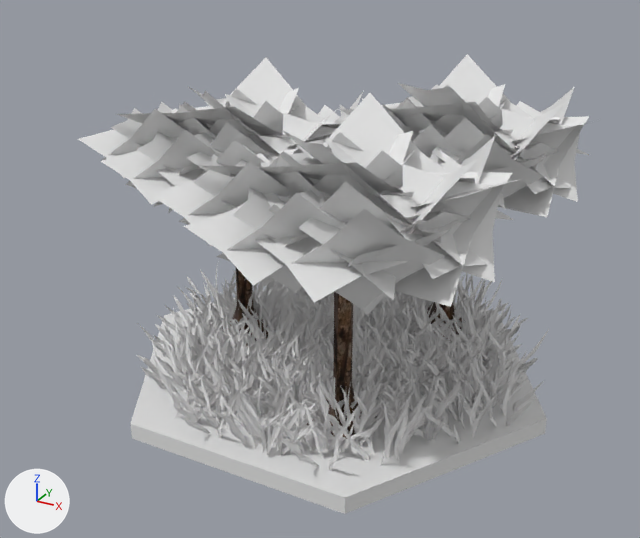
Renders of the FBX model Assets/Resources/Props/Terrains/jungle.fbx from each side of a commit.
Rendered twice from a 50 mm lens placed at (36.9, -70.4, 45.9), pointed at (-1.5, -0.5, 11.0). The axes (+X, +Y, +Z) are drawn at lower left. The lights are the same throughout. Objects named as collision shapes, trigger or cutter boxes, shadow casters or lower levels of detail are left out. Where no turn or scale is listed for an object, it has been applied to the vertices.

Names of what the first picture shows: 'Grasses_LOD0', 'Hex (unsubdivided)_LOD0', 'Leaves_Jungle.001_LOD0', 'Leaves_Jungle.002_LOD0', 'Leaves_Jungle_LOD0', 'Tree_Chunk_Jungle.001_LOD0', 'Tree_Chunk_Jungle.002_LOD0', 'Tree_Chunk_Jungle_LOD0'.
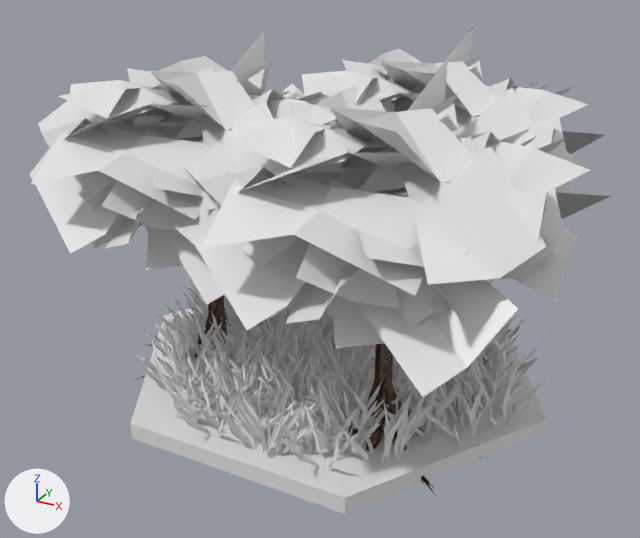
Where the change shows, as pixel boxes (x1, y1, x2, y2) in the pictures (640 x 538 px):
'Tree_Jungle.002_LOD0', added: after (173, 58, 611, 497)
'Leaves_Jungle_LOD0', deleted: before (150, 93, 520, 316)
'Tree_Jungle_LOD0', added: after (29, 31, 337, 379)
'Leaves_Jungle.001_LOD0', deleted: before (78, 57, 364, 213)
'Leaves_Jungle.002_LOD0', deleted: before (334, 54, 598, 217)
'Tree_Jungle.001_LOD0', added: after (282, 25, 604, 193)
'Tree_Chunk_Jungle_LOD0', deleted (brown): before (307, 291, 377, 439)
'Tree_Chunk_Jungle.001_LOD0', deleted (brown): before (217, 268, 275, 346)
'Tree_Chunk_Jungle.002_LOD0', deleted: before (414, 302, 511, 342)

Diff of the bpy script that builds the scene:
```diff
--- a/Assets/Resources/Props/Terrains/jungle.fbx.py
+++ b/Assets/Resources/Props/Terrains/jungle.fbx.py
@@ me_cube_013 @@
+me_cube_013.from_pydata(...)  # 1231 vertices, 1329 faces; spans x -29.3..4.4, y -19.2..12.6, z -0.9..32.3
+# faces by material slot: [1009, 320]
+me_cube_013.materials.append(mat_trunk_jungle_010)  # picture img_jungle_bark_jpg
+me_cube_013.materials.append(mat_leaves_jungle_006)  # white #e7e7e7
@@ me_cube_014 @@
+me_cube_014.from_pydata(...)  # 1231 vertices, 1329 faces; spans x -8.2..25.5, y -23.8..8.0, z -0.9..32.3
+# faces by material slot: [1009, 320]
+me_cube_014.materials.append(mat_trunk_jungle_010)  # picture img_jungle_bark_jpg
+me_cube_014.materials.append(mat_leaves_jungle_006)  # white #e7e7e7
@@ me_cube_015 @@
+me_cube_015.from_pydata(...)  # 1231 vertices, 1329 faces; spans x -12.8..20.9, y -5.0..26.8, z -0.9..32.3
+# faces by material slot: [1009, 320]
+me_cube_015.materials.append(mat_trunk_jungle_010)  # picture img_jungle_bark_jpg
+me_cube_015.materials.append(mat_leaves_jungle_006)  # white #e7e7e7
@@ ob_tree_chunk_jungle_001_lod0 @@
-ob_tree_chunk_jungle_001_lod0 = bpy.data.objects.new('Tree_Chunk_Jungle.001_LOD0', me_cube_001)
-ob_tree_chunk_jungle_001_lod0.location = (0.0, 0.0, 0.0)
@@ ob_leaves_jungle_002_lod0 @@
-ob_leaves_jungle_002_lod0 = bpy.data.objects.new('Leaves_Jungle.002_LOD0', me_plane_002)
-ob_leaves_jungle_002_lod0.location = (0.0, 0.0, 0.0)
@@ ob_leaves_jungle_001_lod0 @@
-ob_leaves_jungle_001_lod0 = bpy.data.objects.new('Leaves_Jungle.001_LOD0', me_plane_001)
-ob_leaves_jungle_001_lod0.location = (0.0, 0.0, 0.0)
@@ ob_tree_chunk_jungle_lod0 @@
-ob_tree_chunk_jungle_lod0 = bpy.data.objects.new('Tree_Chunk_Jungle_LOD0', me_cube_008)
-ob_tree_chunk_jungle_lod0.location = (0.0, 0.0, 0.0)
@@ ob_tree_chunk_jungle_002_lod0 @@
-ob_tree_chunk_jungle_002_lod0 = bpy.data.objects.new('Tree_Chunk_Jungle.002_LOD0', me_cube_002)
-ob_tree_chunk_jungle_002_lod0.location = (0.0, 0.0, 0.0)
@@ ob_leaves_jungle_lod0 @@
-ob_leaves_jungle_lod0 = bpy.data.objects.new('Leaves_Jungle_LOD0', me_plane_079)
-ob_leaves_jungle_lod0.location = (0.0, 0.0, 0.0)
@@ ob_tree_jungle_lod0 @@
+ob_tree_jungle_lod0 = bpy.data.objects.new('Tree_Jungle_LOD0', me_cube_013)
+ob_tree_jungle_lod0.location = (0.0, 0.0, 0.0)
@@ ob_tree_jungle_002_lod0 @@
+ob_tree_jungle_002_lod0 = bpy.data.objects.new('Tree_Jungle.002_LOD0', me_cube_014)
+ob_tree_jungle_002_lod0.location = (0.0, 0.0, 0.0)
@@ ob_tree_jungle_001_lod0 @@
+ob_tree_jungle_001_lod0 = bpy.data.objects.new('Tree_Jungle.001_LOD0', me_cube_015)
+ob_tree_jungle_001_lod0.location = (0.0, 0.0, 0.0)
```
